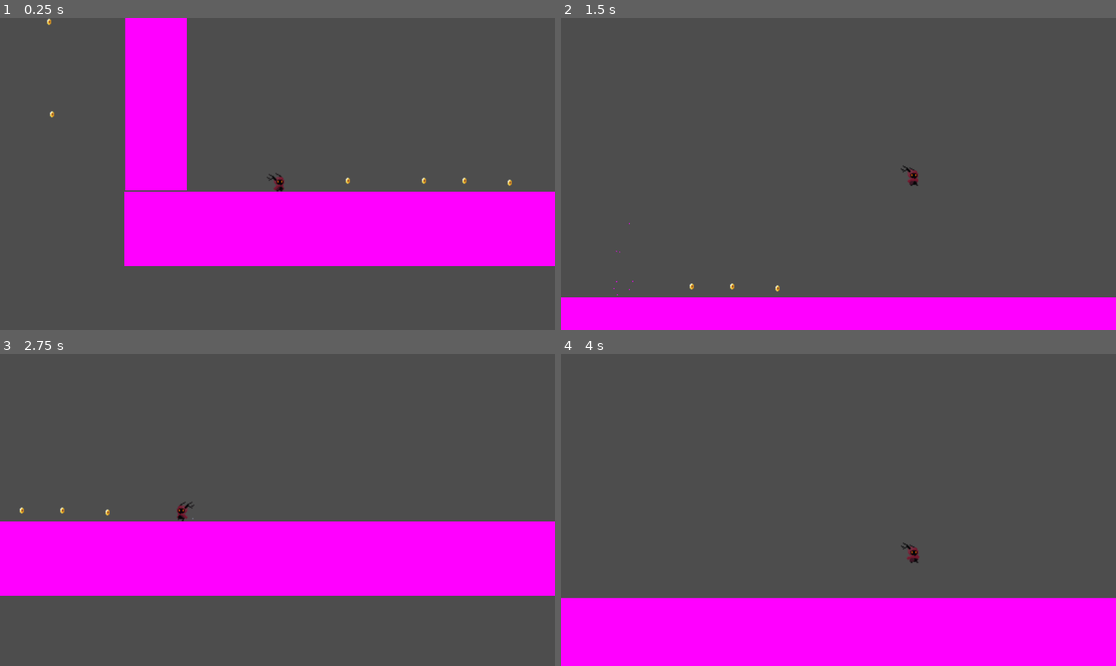
Above: before the commit, frames 1-4 (two rows, left to right).
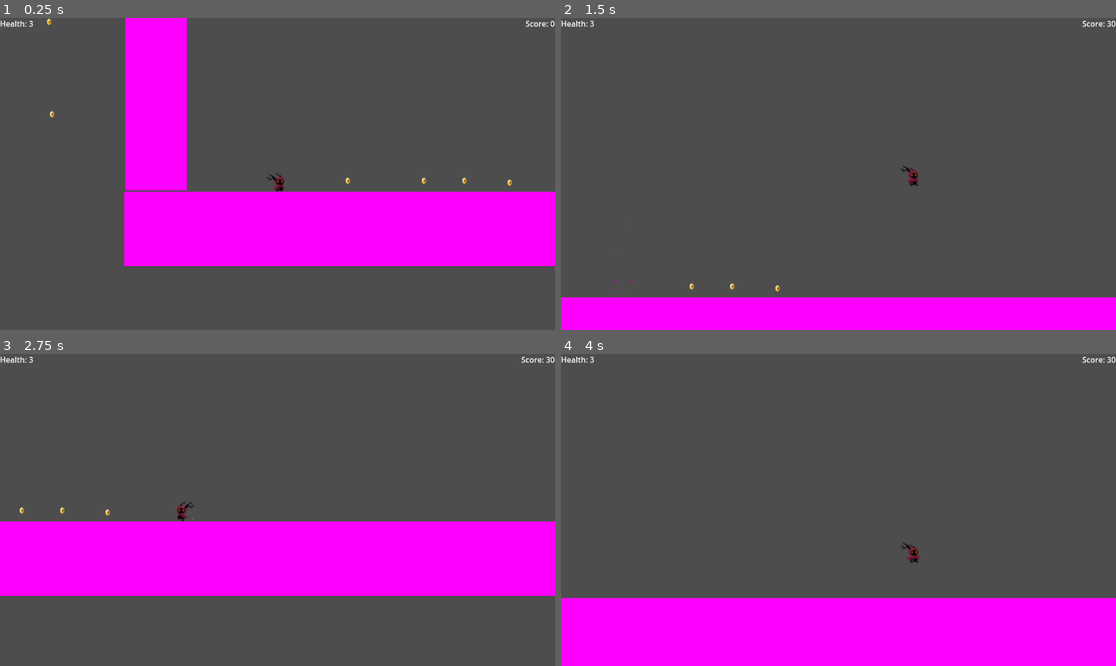
Above: after the commit, the same moments.

Repository: ag-pacier/Serif_Platformer
Game: Godot game, scene res://LevelStuff/Devlevel/devLevel.tscn
Same seed, same stepped clock (60 frames per second), same inputs: the game is played once before the commit and once after it. Sound files missing from this copy of the repository are replaced by a short silence.
Inputs:
- Up to frame 1 (0.25 s): no input
- Up to frame 2 (1.5 s): hold Right (right) from 0.53 s (still down); tap Space (jump) at 0.77 s
- Up to frame 3 (2.75 s): tap Space (jump) at 1.52 s; release Right (right) at 2.03 s; hold Left (left) from 2.03 s (still down)
- Up to frame 4 (4 s): release Left (left) at 2.78 s; hold Right (right) from 2.78 s (still down); tap Space (jump) at 3.02, 3.77 s

The runs differ from the first frame. In frame 1, 0.1% of the frame differs, in the area x 0-100%, y 0-3%; in frame 2, 0.1%; in frame 3, 0.1%; in frame 4, 0.1%.

Commit message:
Added HUD
- added score
- added health
- added tracking score
- added gaining score by collecting coins
- display ticks for changes instead of just refreshing

Diff:
--- a/Sprites/coin/coin.tscn
+++ b/Sprites/coin/coin.tscn
@@ -84,6 +84,7 @@
 
 [node name="Coin" instance=ExtResource("1_mcn7s")]
 pickup_name = "coin"
+worth = 30
 pickup_sound = ExtResource("2_thkdl")
 
 [node name="AnimatedSprite2D" parent="." index="1"]
--- a/Sprites/pickup.gd
+++ b/Sprites/pickup.gd
@@ -2,10 +2,9 @@
 class_name Pickup
 
 @export var pickup_name: String
+@export var worth: int
 @export var pickup_sound: AudioStream
 @export var significant: bool = false
-
-signal pickup_taken(pickup_name)
 
 func _ready():
 	if $AnimatedSprite2D.sprite_frames == null:
@@ -23,7 +22,7 @@
 		# Play whatever noise is set to PickupNoise,
 		# notify that it has been picked up and make the sprite invisible
 		$PickupNoise.play()
-		pickup_taken.emit(pickup_name)
+		body.add_score(worth)
 		$AnimatedSprite2D.visible = false
 		# Disable monitoring as this will object disappears after the particles are done
 		set_deferred("monitoring", false)
--- a/Sprites/satrio/satrio.gd
+++ b/Sprites/satrio/satrio.gd
@@ -11,6 +11,15 @@
 
 # Timer for briefly limiting movement during bounces and injuries
 @onready var bounce_timer: Timer = get_node("BounceTimer")
+
+
+func _ready():
+	# Set max health and score
+	$Hud.set_health(3)
+	$Hud.set_score(0)
+
+func add_score(added_score: int):
+	$Hud.increment_score(added_score)
 
 func _physics_process(delta):
 	# Make the DebugSprite invisible
--- a/Sprites/satrio/satrio.tscn
+++ b/Sprites/satrio/satrio.tscn
@@ -1,10 +1,11 @@
-[gd_scene load_steps=58 format=3 uid="uid://n1qf3a26u2r2"]
+[gd_scene load_steps=59 format=3 uid="uid://n1qf3a26u2r2"]
 
 [ext_resource type="Texture2D" uid="uid://b6aa67uvpmm37" path="res://Art/Satiro/satiro-Sheet v1.1.png" id="1_7o2o1"]
 [ext_resource type="Script" path="res://Sprites/satrio/satrio.gd" id="1_wkkd5"]
 [ext_resource type="AudioStream" uid="uid://d822junqcdwr" path="res://Sounds/FreeSFX/Retro Jump Classic 08.wav" id="3_5qow8"]
 [ext_resource type="AudioStream" uid="uid://dhtool1i13isv" path="res://Sounds/FreeSFX/Retro FootStep Grass 01.wav" id="4_372a0"]
 [ext_resource type="Texture2D" uid="uid://b2m2wnkvq2wna" path="res://Art/UI PixelArt Icons/UI ICONS_WHITE_pixel art_Sprite Sheet.png" id="5_yuq77"]
+[ext_resource type="PackedScene" uid="uid://cryvpoe0gf6fy" path="res://UI/HUD.tscn" id="6_k7i8d"]
 
 [sub_resource type="AtlasTexture" id="AtlasTexture_05doj"]
 atlas = ExtResource("1_7o2o1")
@@ -444,5 +445,7 @@
 wait_time = 0.15
 one_shot = true
 
+[node name="Hud" parent="." instance=ExtResource("6_k7i8d")]
+
 [connection signal="animation_finished" from="AnimatedSprite2D" to="." method="_on_animated_sprite_2d_animation_finished"]
 [connection signal="finished" from="StepSounds" to="." method="_on_step_sounds_finished"]
--- /dev/null
+++ b/UI/HUD.gd
@@ -0,0 +1,50 @@
+extends CanvasLayer
+
+# Containers for displayed and pending change items
+@onready var _current_health: int = 0
+@onready var _current_score: int = 0
+@onready var buffer_health: int = 0
+@onready var buffer_score: int = 0
+
+# Nodes for displaying items in HUD
+@onready var health_display = get_node("TopContainer/HealthText")
+@onready var score_display = get_node("TopContainer/ScoreText")
+
+func _process(_delta):
+	if not buffer_health == 0:
+		if $HealthIncTimer.is_stopped():
+			if buffer_health > 0:
+				_current_health += 1
+				buffer_health -= 1
+			else:
+				_current_health -= 1
+				buffer_health += 1
+			health_display.clear()
+			health_display.parse_bbcode("Health: " + str(_current_health))
+			$HealthIncTimer.start()
+	if not buffer_score == 0:
+		if buffer_score > 0:
+			_current_score += 1
+			buffer_score -= 1
+		else:
+			_current_score -= 1
+			buffer_score += 1
+		score_display.clear()
+		score_display.parse_bbcode("Score: " + str(_current_score))
+
+
+func increment_score(increment: int):
+	buffer_score += increment
+
+func increment_health(increment: int):
+	buffer_health += increment
+
+func set_health(health: int):
+	_current_health = health
+	health_display.clear()
+	health_display.parse_bbcode("Health: " + str(_current_health))
+
+func set_score(score: int):
+	_current_score = score
+	score_display.clear()
+	score_display.parse_bbcode("Score: " + str(_current_score))
--- /dev/null
+++ b/UI/HUD.tscn
@@ -0,0 +1,45 @@
+[gd_scene load_steps=2 format=3 uid="uid://cryvpoe0gf6fy"]
+
+[ext_resource type="Script" path="res://UI/HUD.gd" id="1_cyhru"]
+
+[node name="Hud" type="CanvasLayer"]
+script = ExtResource("1_cyhru")
+
+[node name="TopContainer" type="HBoxContainer" parent="."]
+anchors_preset = 10
+anchor_right = 1.0
+grow_horizontal = 2
+
+[node name="HealthText" type="RichTextLabel" parent="TopContainer"]
+layout_mode = 2
+size_flags_horizontal = 3
+size_flags_vertical = 0
+bbcode_enabled = true
+text = "Big feelings, whoa"
+fit_content = true
+scroll_active = false
+shortcut_keys_enabled = false
+
+[node name="ScoreText" type="RichTextLabel" parent="TopContainer"]
+layout_mode = 2
+size_flags_horizontal = 3
+bbcode_enabled = true
+text = "Score: 0"
+fit_content = true
+scroll_active = false
+shortcut_keys_enabled = false
+text_direction = 2
+
+[node name="VBoxContainer" type="VBoxContainer" parent="."]
+anchors_preset = 12
+anchor_top = 1.0
+anchor_right = 1.0
+anchor_bottom = 1.0
+grow_horizontal = 2
+grow_vertical = 0
+size_flags_vertical = 3
+alignment = 1
+
+[node name="HealthIncTimer" type="Timer" parent="."]
+wait_time = 0.2
+one_shot = true
